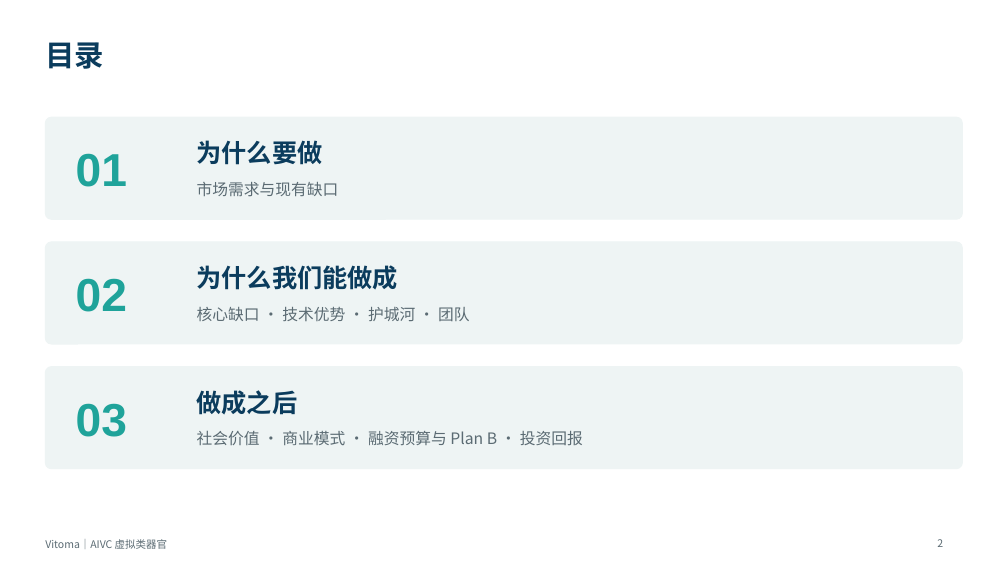
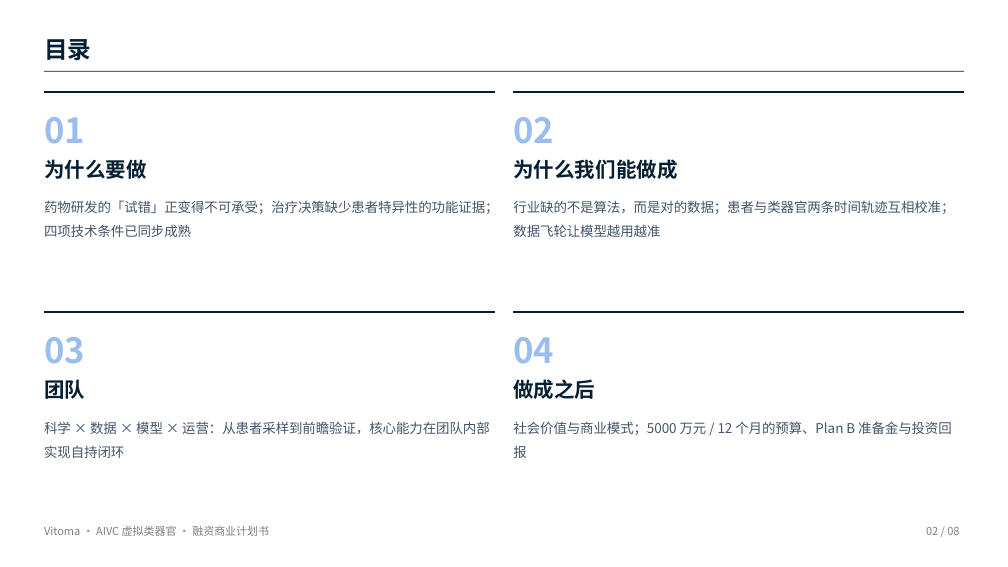
Before and after one commit to Milkar/businessPlan, a slide deck: slide 2 of slides/Vitoma_BP_part1_team.pptx. Drawn at 1008x567 pixels with LibreOffice and Linux fonts; fonts in the diff are those of the drawing. Boxes give left, top, right and bottom in pixels: in the first picture for what was removed or moved away, otherwise in the second. Text is boxed around its words. In the diff, an @@ line names an element or a change of style, - is before the commit and + after.

```diff
--- a/slides/Vitoma_BP_part1_team.pptx
+++ b/slides/Vitoma_BP_part1_team.pptx
@@ text "目录" at [44,39,91,61]: size 28 to 22.5 pt, text colour #0B3C5D to #061F32; vertical alignment middle to top @@
@@ rectangle added at [44,71,964,72], fill #061F32 @@
@@ text "01": place and size @@
-text "01" at [76,153,127,187]
+text "01" at [44,117,85,144]
@@ freeform shape added at [44,91,495,295], fill #061F32 @@
@@ rounded rectangle removed at [45,117,963,219] @@
@@ size 44 to 33 pt, font Arial to Noto Sans CJK SC, text colour #1FA39A to #99BDED; vertical alignment middle to top in 3 elements at [44,117,85,144], [44,337,85,364], [513,117,554,144] @@
@@ text "02": place and size @@
-text "02" at [76,278,127,312]
+text "02" at [513,117,554,144]
@@ freeform shape added at [513,91,964,295], fill #061F32 @@
@@ text "为什么要做": place and size @@
-text "为什么要做" at [197,140,323,165]
+text "为什么要做" at [44,159,147,179]
@@ size 24 to 19.5 pt, text colour #0B3C5D to #061F32; vertical alignment middle to top in 3 elements at [513,379,595,399], [44,159,147,179], [513,159,677,179] @@
@@ text "为什么我们能做成": place and size @@
-text "为什么我们能做成" at [197,265,399,290]
+text "为什么我们能做成" at [513,159,677,179]
@@ text added at [44,200,499,237], 12.8 pt, text #44546A @@
+药物研发的「试错」正变得不可承受；治疗决策缺少患者特异性的功能证据；四项技术条件已同步成熟
@@ text removed at [197,182,339,197] @@
-市场需求与现有缺口
@@ text added at [513,200,954,237], 12.8 pt, text #44546A @@
+行业缺的不是算法，而是对的数据；患者与类器官两条时间轨迹互相校准；数据飞轮让模型越用越准
@@ rounded rectangle removed at [45,242,963,344] @@
@@ text "03": place and size @@
-text "03" at [76,403,127,437]
+text "03" at [44,337,85,364]
@@ freeform shape added at [44,311,495,515], fill #061F32 @@
@@ text removed at [197,307,469,321] @@
-核心缺口 · 技术优势 · 护城河 · 团队
@@ freeform shape added at [513,311,964,515], fill #061F32 @@
@@ text added at [513,337,554,364], 33 pt, text #99BDED, bold @@
+04
@@ text added at [44,379,85,399], 19.5 pt, text #061F32, bold @@
+团队
@@ rounded rectangle removed at [45,367,963,469] @@
@@ text "做成之后": place and size @@
-text "做成之后" at [197,390,298,415]
+text "做成之后" at [513,379,595,399]
@@ text "社会价值与商业模式；5000 万元 / 12 个月的预算、Plan ..." at [513,421,952,458]: vertical alignment middle to top @@
@@ text added at [44,421,489,458], 12.8 pt, text #44546A @@
+科学 × 数据 × 模型 × 运营：从患者采样到前瞻验证，核心能力在团队内部实现自持闭环
@@ text at [513,421,952,458]: text changed; size 15 to 12.8 pt; text colour #5B6B73 to #44546A @@
-社会价值 · 商业模式 · 融资预算与 Plan B · 投资回报
+社会价值与商业模式；5000 万元 / 12 个月的预算、Plan B 准备金与投资回报
@@ text added at [44,526,269,536], 10.5 pt, text #808080 @@
+Vitoma · AIVC 虚拟类器官 · 融资商业计划书
@@ text removed at [45,539,167,549] @@
-Vitoma｜AIVC 虚拟类器官
@@ text added at [926,527,959,535], 10.5 pt, text #808080 @@
+02 / 08
@@ page number removed at [937,539,943,547] @@
-2
```
Also in this commit, not shown: 6 other slides changed, 1 slide added, 6 other files.
